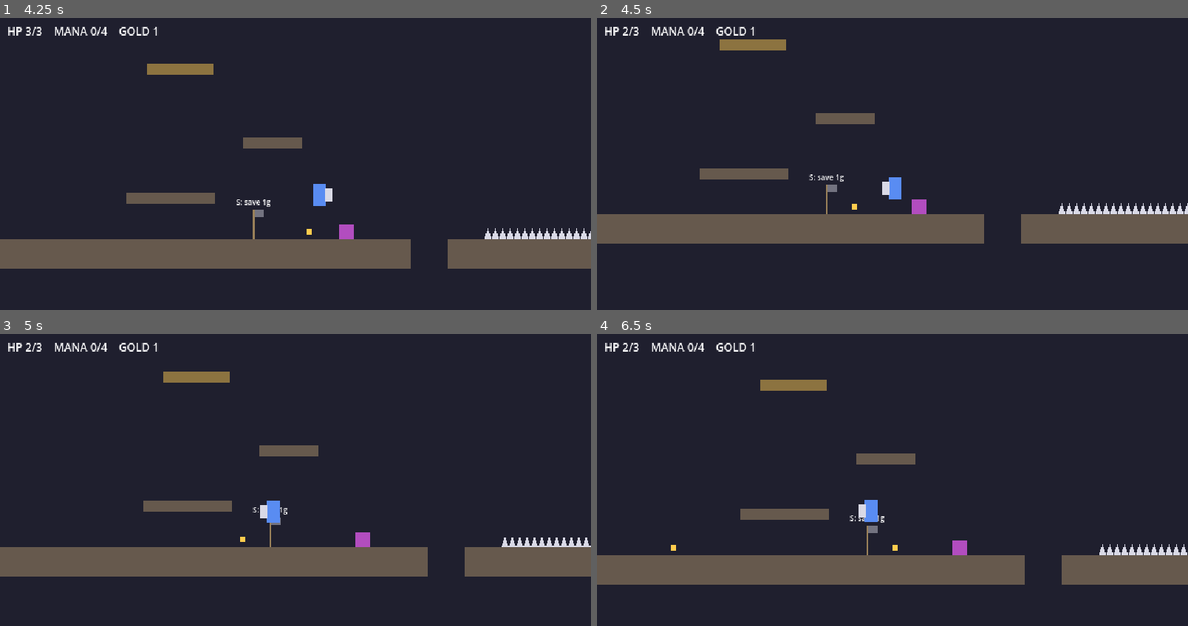
Above: before the commit, frames 1-4 (two rows, left to right).
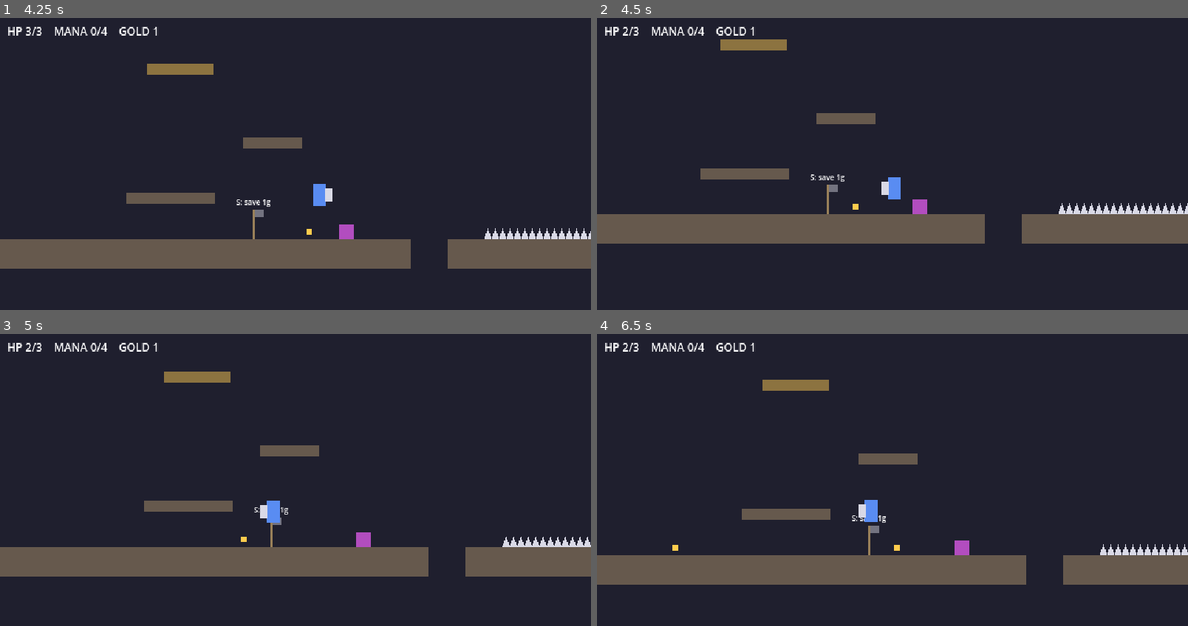
Above: after the commit, the same moments.

Repository: pjayyy96/2D_knightFight
Game: Godot game, scene res://scenes/main.tscn
Two runs of this game, one before a commit and one after it. Both use one fixed random seed, a clock stepped at 60 frames per second and the inputs below.
Inputs:
- Up to frame 1 (4.25 s): hold D (move_right) 0.53-2.03 s; tap J (throw) at 0.6, 1.55, 2.1, 2.85 s; tap Space (jump) at 0.77, 0.8, 1.07, 1.35, 1.52, 1.82, 2.3, 3.02, 3.32, 3.6, 3.77, 4.07 s; hold A (move_left) 2.03-2.78 s; hold D (move_right) from 2.78 s (still down)
- Up to frame 2 (4.5 s): release D (move_right) at 4.28 s; hold A (move_left) from 4.28 s (still down); tap J (throw) at 4.35 s
- Up to frame 3 (5 s): keep holding A (move_left); tap Space (jump) at 4.52, 4.82 s
- Up to frame 4 (6.5 s): release A (move_left) at 5.03 s; hold D (move_right) 5.03-5.78 s; tap J (throw) at 5.1, 6.05 s; tap Space (jump) at 5.3, 5.85, 6.02, 6.32 s; hold A (move_left) from 5.78 s (still down)

Frame 1 is identical in both runs. In frame 2, 0.2% of the frame differs, in the area x 17-100%, y 7-78%; in frame 3, 0.3%; in frame 4, 0.5%, in the area x 12-100%, y 15-86%.

Commit message:
Milestone 8: slide and long jump
Slope piece (triangle StaticBody2D). Holding S on a slope slides
downhill at 2x run speed; leftover speed above run_speed fades slowly
so a jump becomes a long jump. floor_snap_length keeps the player on
descending slopes. New level section: plateau, hill, 150 px gap sized
by simulation (slide ~180 px, run ~120 px). tests/test_slide.gd.

Co-Authored-By: Claude Opus 5.5 <noreply@anthropic.com>

Diff:
--- a/scenes/main.tscn
+++ b/scenes/main.tscn
@@ -7,6 +7,7 @@
 [ext_resource type="PackedScene" path="res://scenes/enemy_shooter.tscn" id="5"]
 [ext_resource type="Script" path="res://scripts/hud.gd" id="6"]
 [ext_resource type="PackedScene" path="res://scenes/checkpoint.tscn" id="7"]
+[ext_resource type="Script" path="res://scripts/slope.gd" id="8"]
 
 [node name="Main" type="Node2D"]
 
@@ -56,6 +57,31 @@
 script = ExtResource("3")
 width = 200.0
 
+[node name="Plateau" type="StaticBody2D" parent="."]
+position = Vector2(760, 54)
+script = ExtResource("2")
+size = Vector2(80, 60)
+
+[node name="Hill" type="StaticBody2D" parent="."]
+position = Vector2(880, 54)
+script = ExtResource("8")
+size = Vector2(160, 60)
+
+[node name="GroundUnderHill" type="StaticBody2D" parent="."]
+position = Vector2(850, 100)
+script = ExtResource("2")
+size = Vector2(260, 32)
+
+[node name="FarGround" type="StaticBody2D" parent="."]
+position = Vector2(1250, 100)
+script = ExtResource("2")
+size = Vector2(240, 32)
+
+[node name="RightWall" type="StaticBody2D" parent="."]
+position = Vector2(1380, 0)
+script = ExtResource("2")
+size = Vector2(20, 232)
+
 [node name="Walker" parent="." instance=ExtResource("4")]
 position = Vector2(140, 28)
 
--- a/scripts/player.gd
+++ b/scripts/player.gd
@@ -25,13 +25,19 @@
 @export var invincible_time := 1.0   # seconds of safety after a hit (you flicker)
 @export var knockback := Vector2(160, -220) # pushed away and up when hit
 
+@export_group("Sliding")
+@export var slide_speed := 280.0     # top speed riding the shield down a slope (2× running)
+@export var slide_accel := 600.0     # how fast a slide picks up speed
+@export var momentum_drag := 150.0   # how slowly leftover slide speed fades (lower = longer jumps)
+
 signal hurt # emitted by take_hit() when it actually hurts
 signal died # emitted by die(); checkpoints (milestone 7) will listen to it
 
 var invincible_timer := 0.0
 
 var air_jumps_left := 0
-var shield_down := false # true while airborne + holding S/↓. The shield reads this.
+var shield_down := false # true while airborne + holding S/↓ (or sliding). The shield reads this.
+var sliding := false     # on a slope + holding S/↓
 var coyote_timer := 0.0
 var buffer_timer := 0.0
 var spawn_point := Vector2.ZERO
@@ -44,6 +50,10 @@
 	add_to_group("player") # so checkpoints can recognise us
 	spawn_point = global_position # checkpoints overwrite this
 	shield.player = self # the shield needs to know who to follow and fly back to
+	# Going DOWN a slope fast, we'd move sideways faster than gravity pulls us down and
+	# "fly off" the surface every frame. Snapping pulls us back onto the floor if it's
+	# within 6 px. (Not while jumping: Godot never snaps when velocity points up.)
+	floor_snap_length = 6.0
 
 
 func _physics_process(delta: float) -> void:
@@ -82,9 +92,23 @@
 	if Input.is_action_just_released("jump") and velocity.y < 0.0:
 		velocity.y *= jump_cut
 
-	# 6. Horizontal: ease toward target speed instead of snapping to it.
+	# 6. Horizontal movement: slide, coast, or run.
 	var dir := Input.get_axis("move_left", "move_right") # -1, 0 or 1
-	if dir != 0.0:
+	# The floor normal is the arrow pointing straight out of the ground. On flat ground it's
+	# (0, -1). On a slope it leans toward the DOWNHILL side, so its x tells us which way that is.
+	var normal := get_floor_normal()
+	sliding = is_on_floor() and absf(normal.x) > 0.1 and Input.is_action_pressed("shield_down")
+	if sliding:
+		# 6a. Ride the shield downhill, speeding up to slide_speed. Left/right are ignored.
+		var downhill := signf(normal.x)
+		facing = downhill
+		velocity.x = move_toward(velocity.x, downhill * slide_speed, slide_accel * delta)
+	elif absf(velocity.x) > run_speed and signf(velocity.x) != -dir:
+		# 6b. Faster than we can run (leftover slide speed) and not braking: keep it,
+		#     fading only slowly. Jump now and that speed becomes a long jump.
+		velocity.x = move_toward(velocity.x, signf(velocity.x) * run_speed, momentum_drag * delta)
+	elif dir != 0.0:
+		# 6c. Normal running: ease toward target speed instead of snapping to it.
 		facing = signf(dir)
 		velocity.x = move_toward(velocity.x, dir * run_speed, acceleration * delta)
 	else:
@@ -94,7 +118,8 @@
 	#    Bouncing now (before this frame's move) means the body never gets there.
 	#    Only while falling, otherwise rising out of a bounce would re-trigger it.
 	#    Whatever we bounced on gets hit too (enemies die, bullets pop; spikes have no hit()).
-	shield_down = not is_on_floor() and Input.is_action_pressed("shield_down")
+	#    Sliding counts as shield-down too, so you can slide over spikes and enemies.
+	shield_down = (not is_on_floor() and Input.is_action_pressed("shield_down")) or sliding
 	if shield_down and velocity.y > 0.0:
 		var target: Area2D = shield.pogo_target()
 		if target:
--- /dev/null
+++ b/scripts/slope.gd
@@ -0,0 +1,37 @@
+@tool # draws in the editor too, like platform.gd
+extends StaticBody2D
+## A ramp (a solid right triangle). Like platform.gd, the node's origin is the CENTER of
+## its `size` box. `descends_right` picks the downhill side.
+## Hold S/↓ on it to slide down on your shield.
+## Keep it under 45° (height < width): steeper than that, Godot treats it as a WALL, not a floor.
+
+@export var size := Vector2(160, 60):
+	set(value):
+		size = value
+		queue_redraw()
+
+@export var descends_right := true:
+	set(value):
+		descends_right = value
+		queue_redraw()
+
+@export var color := Color(0.4, 0.35, 0.3)
+
+
+func _ready() -> void:
+	if Engine.is_editor_hint():
+		return
+	var collision := CollisionPolygon2D.new()
+	collision.polygon = _points()
+	add_child(collision)
+
+
+func _draw() -> void:
+	draw_colored_polygon(_points(), color)
+
+
+## The triangle's 3 corners: the high top corner, plus both bottom corners.
+func _points() -> PackedVector2Array:
+	var half := size / 2
+	var top := Vector2(-half.x if descends_right else half.x, -half.y)
+	return PackedVector2Array([top, Vector2(half.x, half.y), Vector2(-half.x, half.y)])
--- /dev/null
+++ b/tests/test_slide.gd
@@ -0,0 +1,97 @@
+extends SceneTree
+## Self-check for sliding down slopes and carrying the speed into a long jump.
+## Run from the project folder:
+##   godot --headless --path . --script tests/test_slide.gd
+## (Scenes are load()ed at runtime; see the note in test_enemies.gd.)
+
+var failures := 0
+var level: Node2D
+var player
+
+
+func check(ok: bool, what: String) -> void:
+	if not ok:
+		failures += 1
+		printerr("FAIL: ", what)
+
+
+func _initialize() -> void:
+	await process_frame
+
+	# 1. Standing on a slope without input: you don't slip down.
+	await setup()
+	var x0: float = player.global_position.x
+	await frames(30)
+	check(absf(player.global_position.x - x0) < 2.0, "idle on a slope: stays put")
+
+	# 2. Hold S: slide downhill, much faster than running.
+	await setup()
+	Input.action_press("shield_down")
+	var top_speed := 0.0
+	var slid := false
+	for i in 60:
+		await physics_frame
+		top_speed = maxf(top_speed, player.velocity.x)
+		slid = slid or player.sliding
+	Input.action_release("shield_down")
+	check(slid, "holding S on a slope = sliding")
+	check(top_speed > 200.0, "slide reaches > 200 px/s (got %d)" % top_speed)
+
+	# 3. Off the slope: the speed fades slowly, and a jump keeps it in the air.
+	await slide_to_flat()
+	var speed_at_bottom: float = player.velocity.x
+	Input.action_press("jump")
+	await frames(12)
+	Input.action_release("jump")
+	check(not player.is_on_floor(), "jumped")
+	check(player.velocity.x > player.run_speed,
+		"long jump: still faster than running in the air (%d > %d, was %d)"
+		% [player.velocity.x, player.run_speed, speed_at_bottom])
+
+	# 4. Holding the opposite direction brakes at normal strength.
+	await slide_to_flat()
+	Input.action_press("move_left")
+	await frames(12)
+	Input.action_release("move_left")
+	check(player.velocity.x < player.run_speed, "braking kills the slide speed quickly")
+
+	print("slide tests: ", "OK" if failures == 0 else "FAILED (%d)" % failures)
+	quit(failures)
+
+
+## Slope from (-80,-30) down to (80,30), flat ground after it. Player near the top.
+func setup() -> void:
+	if level:
+		level.queue_free()
+		await process_frame
+	level = Node2D.new()
+	root.add_child(level)
+	var slope := StaticBody2D.new()
+	slope.set_script(load("res://scripts/slope.gd"))
+	slope.size = Vector2(160, 60)
+	level.add_child(slope)
+	var ground := StaticBody2D.new()
+	ground.set_script(load("res://scripts/platform.gd"))
+	ground.size = Vector2(800, 32)
+	ground.position = Vector2(480, 46) # x 80..880, top at y=30 = the slope's foot
+	level.add_child(ground)
+	player = load("res://scenes/player.tscn").instantiate()
+	player.position = Vector2(-60, -40) # just above the slope surface (y=-22.5 there)
+	level.add_child(player)
+	await frames(15) # land and settle
+
+
+## Slide down, then let go of S as soon as we're past the foot of the slope.
+func slide_to_flat() -> void:
+	await setup()
+	Input.action_press("shield_down")
+	for i in 120:
+		await physics_frame
+		if player.global_position.x > 90.0:
+			break
+	Input.action_release("shield_down")
+
+
+func frames(n: int) -> void:
+	for i in n:
+		await physics_frame
Not shown: 1 places in scenes/main.tscn that only renumber resources
Not shown, added: scripts/slope.gd.uid
Not shown, changed: LEARN.md
